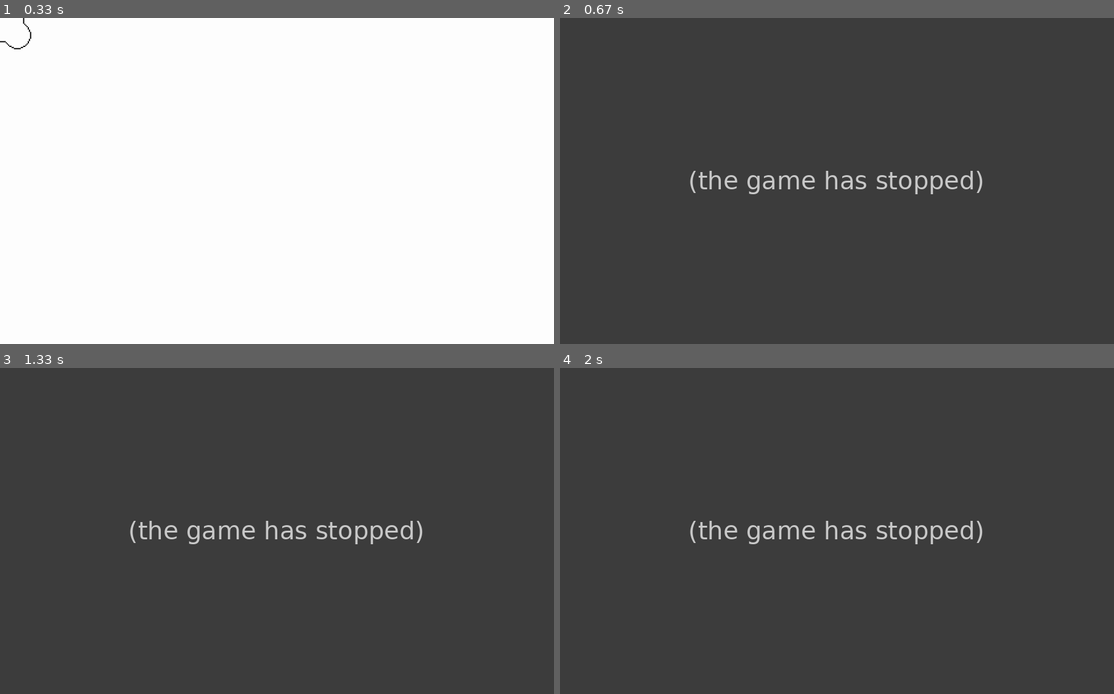
Above: before the commit, frames 1-4 (two rows, left to right).
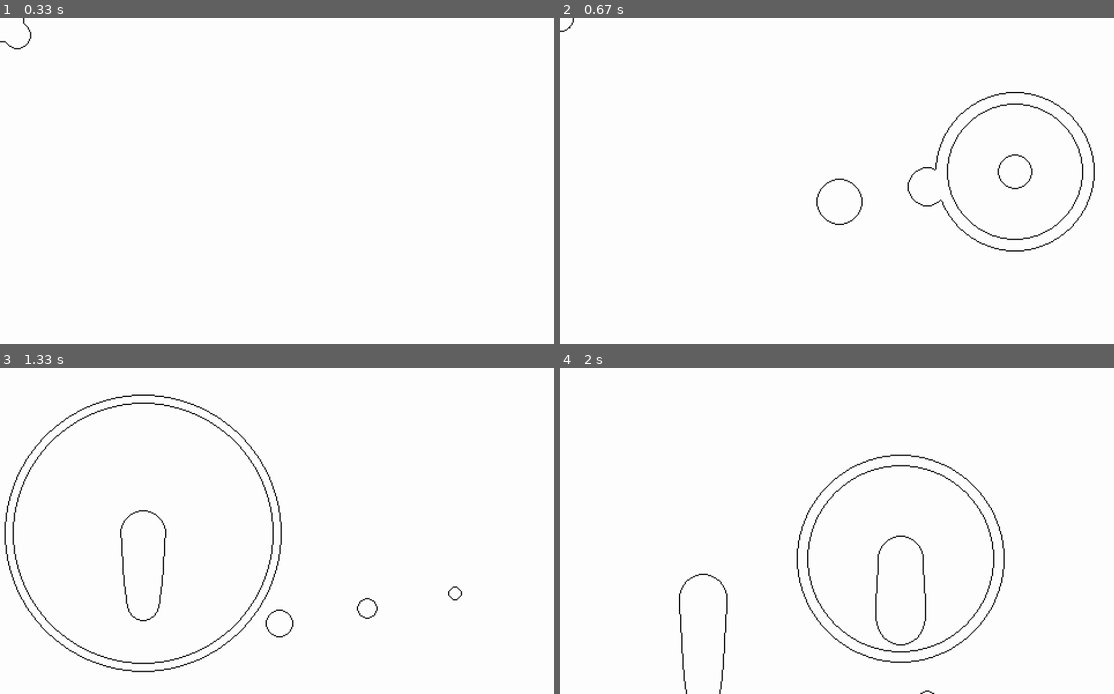
Above: after the commit, the same moments.

Repository: towella/effects-lab
Game: pygame game, started from code/main.py
Two runs of this game, one before a commit and one after it. Both use one fixed random seed, a clock stepped at 60 frames per second and the inputs below.
Inputs (mouse positions are in pixels of both pictures, inside the frame that each line leads up to):
- Up to frame 1 (0.33 s): no input
- Up to frame 2 (0.67 s): press the mouse at (1014, 171) at 0.37 s; move the mouse to (925, 187) at 0.47 s; release the mouse at (842, 203) at 0.6 s
- Up to frame 3 (1.33 s): hold T 0.67-1.13 s; hold D 0.67-1.13 s; click (144, 534) at 0.75 s; tap G at 0.82 s; tap V at 1.17 s
- Up to frame 4 (2 s): hold R 1.5-1.97 s; hold D 1.5-1.97 s; click (903, 560) at 1.58 s; tap B at 1.65 s

Frame 1 is identical in both runs. In frame 2, 100% of the frame differs, in the area x 0-100%, y 0-100%; in frame 3, 100%; in frame 4, 100%.
Error before the commit: AttributeError: 'Player' object has no attribute 'click_effects' (player.py line 119); the game stopped at 0.37 s (later frames are placeholders)

Commit message:
Implement Radial Blast - Fixed up FX class for project - Added toggleable "hold click" so blast is either per click or can be held and repeated - Added modifier controls for blast
Implemented Tail Bloom
- created toggleable bloom tail effect (particles grow rather than shrink)
- Particles now also die if they get too big for memory safety (circles don't grow forever and never die, consuming more and more memory)
- Particles really should be in their own class

- Updated README with new simplified controls and instructions to open the application package. Also modified short description sentence
- Changed sensitivity of some modifier controls

Diff:
--- a/code/player.py
+++ b/code/player.py
@@ -2,6 +2,7 @@
 from game_data import tile_size, controller_map, scaling_factor
 from random import randint
 from math import sin
+from visual_FX import Radial_Blast
 from lighting import Light
 from support import pos_for_center
 
@@ -18,10 +19,16 @@
         # circle = (radius, (posx, posy)) <- pos is top left NOT center
         self.circles = [[self.start_radius, [self.rect.centerx, self.rect.centery]]]
         self.smallest_circle = 6
+        self.largest_circle = 500
         self.subtract_r = 0.4
 
         # radial effects
-        click_effects = []
+        self.click_effects = pygame.sprite.Group()
+        self.blast_radius = 15
+        self.blast_colour = 'white'
+        self.blast_width = 15
+        self.blast_speed = 3
+        self.blast_duration = 150
 
         # - hitbox -
         self.hitbox = pygame.Rect(spawn[0], spawn[1], self.start_radius, self.start_radius)
@@ -34,67 +41,114 @@
         self.collision_tolerance = tile_size
         self.corner_correction = 8  # tolerance for correcting player on edges of tiles (essentially rounded corners)
 
+        # - Tail Bloom - (Tail particles expand rather than contract)
+        self.tail_bloom = 1  # 1 == off, -1 == on
+        self.bloom_pressed = False
+
+        # - Tail Gravity -
         self.gravity = 2
         self.apply_gravity = False
         self.gravity_pressed = False
 
+        # - Tail Flame -
         self.flamey = 3  # flame tail size (constant upward force)
-        self.flame_width = 3  # flame tail x force constant
+        self.flame_amplitude = 1  # flame tail x force constant
         self.flame_speed = 0.2  # speed of flame sine wave
         self.flame_volume = 2  # amount of x randomness per particle
         self.flame_timer = 0
         self.apply_flame = False
         self.flame_pressed = False
 
-        # - dash -
-        self.dashing = False  # NOT REDUNDANT. IS NECCESSARY. Allows resetting timer while dashing. Also more readable code
-        self.dash_speed = 4
-        self.dash_pressed = False  # if the dash key is being pressed
-        self.dash_max = 12  # max time of dash in frames
-        self.dash_timer = self.dash_max  # maxed out to prevent being able to dash on start. Only reset on ground
-        self.dash_dir_right = True  # stores the dir for a dash. Prevents changing dir during dash. Only dash cancels
-        # - buffer dash -
-        self.buffer_dash = False  # is a buffer dash cued up
-        self.dashbuff_max = 5  # max time a buffered dash can be cued before it is removed (in frames)
-        self.dashbuff_timer = self.dashbuff_max  # times a buffered dash from input (starts on max to prevent jump being cued on start)
+        # - Click Bursts -
+        self.mouse_clicked = False  # whether mouse has been clicked or not
+        self.allow_hold_click = False  # allow holding of the click effect
+        self.allow_hold_pressed = False  # whether the button to toggle allow hold click is pressed or not
 
 # -- checks --
 
-    def get_input(self, dt, tiles):
+    def get_input(self, dt, mouse_pos, tiles):
         self.direction.x = 0
         keys = pygame.key.get_pressed()
 
+        # --- TAIL CONTROLS ---
+
         # tail size
-        if keys[pygame.K_x]:
-            self.subtract_r -= 0.02 * dt
-        elif keys[pygame.K_z]:
-            self.subtract_r += 0.02 * dt
+        if keys[pygame.K_t] and (keys[pygame.K_LSHIFT] or keys[pygame.K_RSHIFT]):
+            self.subtract_r += 0.01 * dt
+        elif keys[pygame.K_t]:
+            self.subtract_r -= 0.01 * dt
         if self.subtract_r < 0:
             self.subtract_r = 0
 
-        # flame speed
-        if keys[pygame.K_s]:
+        # --- FLAME CONTROLS ---
+
+        # flame rate
+        if keys[pygame.K_r] and (keys[pygame.K_LSHIFT] or keys[pygame.K_RSHIFT]):
+            self.flame_speed -= 0.005 * dt
+        elif keys[pygame.K_r]:
             self.flame_speed += 0.005 * dt
-        elif keys[pygame.K_a]:
-            self.flame_speed -= 0.005 * dt
         if self.flame_speed < 0:
             self.flame_speed = 0
 
         # flame volume
-        if keys[pygame.K_w]:
-            self.flame_volume += 0.5 * dt
-        elif keys[pygame.K_q]:
-            self.flame_volume -= 0.5 * dt
+        if keys[pygame.K_v] and (keys[pygame.K_LSHIFT] or keys[pygame.K_RSHIFT]):
+            self.flame_volume -= 0.2 * dt
+        elif keys[pygame.K_v]:
+            self.flame_volume += 0.2 * dt
         if self.flame_volume < 0:
             self.flame_volume = 0
 
-        # flame width
-        if keys[pygame.K_r]:
-            self.flame_width += 0.2
-        elif keys[pygame.K_e]:
-            self.flame_width -= 0.2
-        if self.flame_width < 0:
-            self.flame_width = 0
+        # flame amplitude
+        if keys[pygame.K_a] and (keys[pygame.K_LSHIFT] or keys[pygame.K_RSHIFT]):
+            self.flame_amplitude -= 0.2 * dt
+        elif keys[pygame.K_a]:
+            self.flame_amplitude += 0.2 * dt
+        if self.flame_amplitude < 0:
+            self.flame_amplitude = 0
+
+        # --- BLAST CONTROLS ---
+
+        # blasts
+        if pygame.mouse.get_pressed()[0] and (not self.mouse_clicked or self.allow_hold_click):
+            self.click_effects.add(
+                Radial_Blast(self.blast_radius, self.blast_colour, self.blast_width, self.surface, mouse_pos,
+                             self.blast_speed, self.blast_duration))
+            self.mouse_clicked = True
+        elif not pygame.mouse.get_pressed()[0]:
+            self.mouse_clicked = False
+
+        # blast width
+        if keys[pygame.K_w] and (keys[pygame.K_LSHIFT] or keys[pygame.K_RSHIFT]):
+            self.blast_width -= 0.2 * dt
+        elif keys[pygame.K_w]:
+            self.blast_width += 0.2 * dt
+        if self.blast_width < 1:
+            self.blast_width = 1
+
+        # blast speed
+        if keys[pygame.K_s] and (keys[pygame.K_LSHIFT] or keys[pygame.K_RSHIFT]):
+            self.blast_speed -= 0.02 * dt
+        elif keys[pygame.K_s]:
+            self.blast_speed += 0.02 * dt
+        if self.blast_speed < 0:
+            self.blast_speed = 0
+
+        # blast duration
+        if keys[pygame.K_d] and (keys[pygame.K_LSHIFT] or keys[pygame.K_RSHIFT]):
+            self.blast_duration -= 0.5 * dt
+        elif keys[pygame.K_d]:
+            self.blast_duration += 0.5 * dt
+        if self.blast_duration < 0:
+            self.blast_duration = 0
+
+        # --- TOGGLES ---
+
+        # tail bloom
+        if keys[pygame.K_b] and not self.bloom_pressed:
+            self.tail_bloom = -self.tail_bloom
+            self.bloom_pressed = True
+        elif not keys[pygame.K_b]:
+            self.bloom_pressed = False
 
         # gravity
         if keys[pygame.K_g] and not self.gravity_pressed:
@@ -112,11 +166,13 @@
         elif not keys[pygame.K_f]:
             self.flame_pressed = False
 
-        # blobs
-        if pygame.mouse.get_pressed()[0]:
-            # randomly decide how many blob streaks will be created
-            for i in range(randint(3, 6)):
-                self.click_effects.append()  # TODO
+        # allow hold click
+        if keys[pygame.K_h] and not self.allow_hold_pressed:
+            self.allow_hold_click = not self.allow_hold_click
+            self.allow_hold_pressed = True
+        elif not keys[pygame.K_h]:
+            self.allow_hold_pressed = False
+
 
 
     # - respawn -
@@ -273,7 +329,7 @@
             self.circles[circle][1][1] -= round(self.flamey * dt)
 
             random_x_shift = randint(-int(self.flame_volume), int(self.flame_volume))
-            x_modifier = self.flame_width * sin(self.flame_timer * self.flame_speed) + random_x_shift
+            x_modifier = self.flame_amplitude * sin(self.flame_timer * self.flame_speed) + random_x_shift
             self.circles[circle][1][0] += round(x_modifier * dt)
 
         self.flame_timer += 1  # only increases when flame is active (only neccessary when active)
@@ -287,17 +343,22 @@
         self.rect.midbottom = self.hitbox.midbottom
 
     def update(self, mouse_pos, dt, tiles):
+        # make mouse pos accurate to screen rather than window
+        mouse_pos = (mouse_pos[0] // scaling_factor, mouse_pos[1] // scaling_factor)
+
         self.sync_hitbox()  # just in case
 
         # -- INPUT --
-        self.get_input(dt, tiles)
-        self.rect.centerx = mouse_pos[0]//scaling_factor
-        self.rect.centery = mouse_pos[1]//scaling_factor
+        self.get_input(dt, mouse_pos, tiles)
+        self.rect.centerx = mouse_pos[0]
+        self.rect.centery = mouse_pos[1]
 
         r_circles = []
         for circle in range(len(self.circles)):
-            self.circles[circle][0] -= self.subtract_r * dt
-            if self.circles[circle][0] < self.smallest_circle:
+            # subtract from each circle's radius * bloom (either -1 or 1, makes go in or out)
+            self.circles[circle][0] -= self.tail_bloom * self.subtract_r * dt
+            # remove circles if too big or too small
+            if self.largest_circle < self.circles[circle][0] or self.circles[circle][0] < self.smallest_circle:
                 r_circles.append(self.circles[circle])
         for circle in r_circles:
             self.circles.remove(circle)
@@ -310,6 +371,8 @@
             self.apply_flame_vel(dt)
 
         # -- CHECKS/UPDATE --
+        for blast in self.click_effects:
+            blast.update()
 
         # - collision and movement -
         # applies direction to player then resyncs hitbox (included in most movement/collision functions)
@@ -321,5 +384,8 @@
 # -- visual methods --
 
     def draw(self):
+        for blast in self.click_effects:
+            blast.draw()
+
         for circle in self.circles:
             pygame.draw.circle(self.surface, 'red', circle[1], circle[0])
--- /dev/null
+++ b/code/visual_FX.py
@@ -0,0 +1,36 @@
+import pygame
+
+
+class Radial_Blast(pygame.sprite.Sprite):
+    def __init__(self, radius, colour, thickness, surface, pos, radius_increment=3, expire=150, double_circle=False):
+        super().__init__()
+        self.surface = surface
+        self.pos = pos
+
+        self.radius = int(radius)
+        self.radius_increment = int(radius_increment)  # by how much the radius is increased each update
+        self.expire = int(expire)  # radius size when the blast dies
+        self.colour = colour
+        self.thickness = int(thickness)
+        self.double_circle = double_circle
+        self.double_circle_colour = 'black'
+
+    def update(self):
+        # double circles
+        self.thickness -= 0.2
+        if self.double_circle:
+            if self.thickness <= 2:
+                self.thickness = 2
+        else:
+            if self.thickness <= 1:
+                self.thickness = 1
+
+        self.radius += self.radius_increment
+        if self.radius > self.expire:
+            self.kill()
+
+    def draw(self):
+        pygame.draw.circle(self.surface, self.colour, self.pos, self.radius, int(self.thickness))
+        if self.double_circle:
+            pygame.draw.circle(self.surface, self.double_circle_colour, self.pos, self.radius - 2, 1)
+            pygame.draw.circle(self.surface, self.double_circle_colour, self.pos, self.radius, 1)
Not shown, changed: README.md
